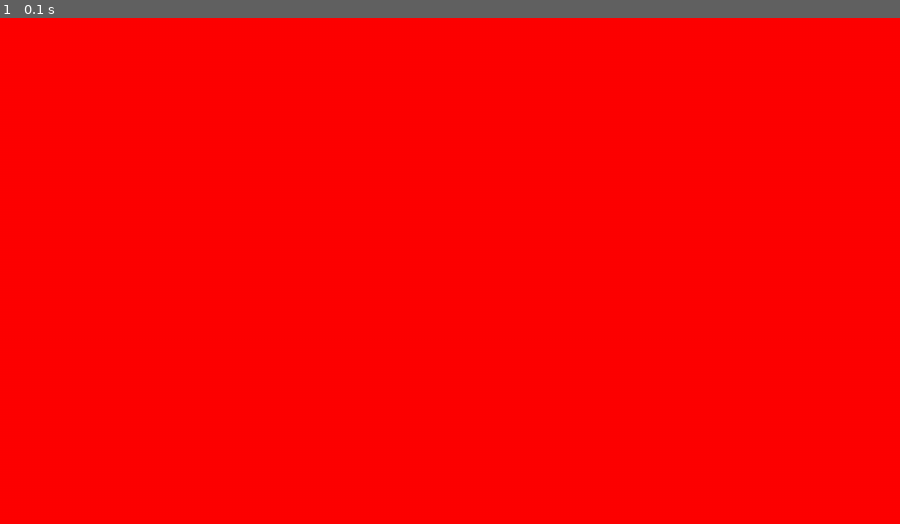
Above: before the commit, frame 1.
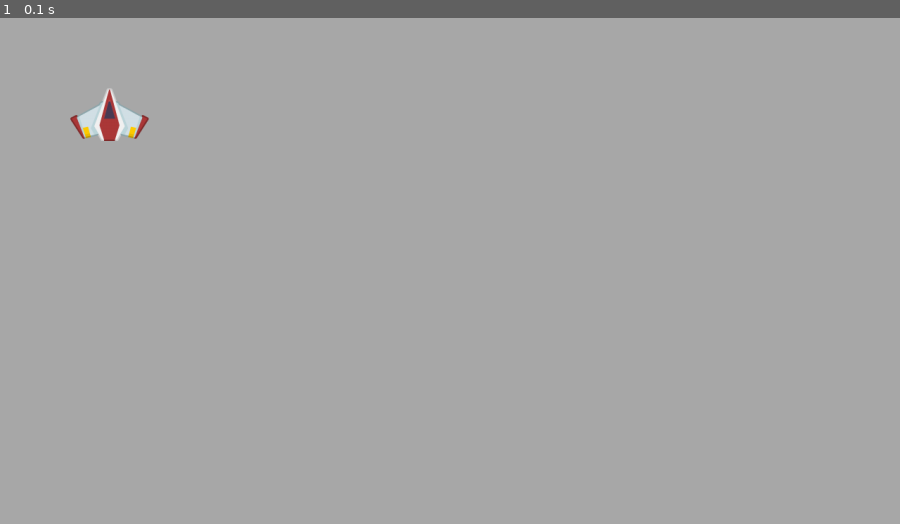
Above: after the commit, the same moment.

Repository: SZYMMIX/pygame-projects
Game: pygame game, started from Space Shooter/main.py
Same seed, same stepped clock (60 frames per second), same inputs: the game is played once before the commit and once after it.
Inputs:
- Up to frame 1 (0.1 s): no input

The runs differ from the first frame. In frame 1, 100% of the frame differs, in the area x 0-100%, y 0-100%.

Commit message:
Add player model

Diff:
--- a/Space Shooter/main.py
+++ b/Space Shooter/main.py
@@ -1,15 +1,19 @@
 import pygame
+from os.path import join
 
 pygame.init()
 WINDOW_WIDTH, WINDOW_HEIGHT = 1280, 720
 display_surface = pygame.display.set_mode((WINDOW_WIDTH, WINDOW_HEIGHT))
 running = True
 pygame.display.set_caption('Space Shooter')
+path = join('Space Shooter', 'Assets', 'images', 'player.png')
+player_surf = pygame.image.load(path).convert_alpha()
 
 while running:
     for event in pygame.event.get():
         if event.type == pygame.QUIT:
             running = False
-    display_surface.fill("red")
+    display_surface.fill("darkgray")
+    display_surface.blit(player_surf, (100, 100))
     pygame.display.update()
 pygame.quit()
